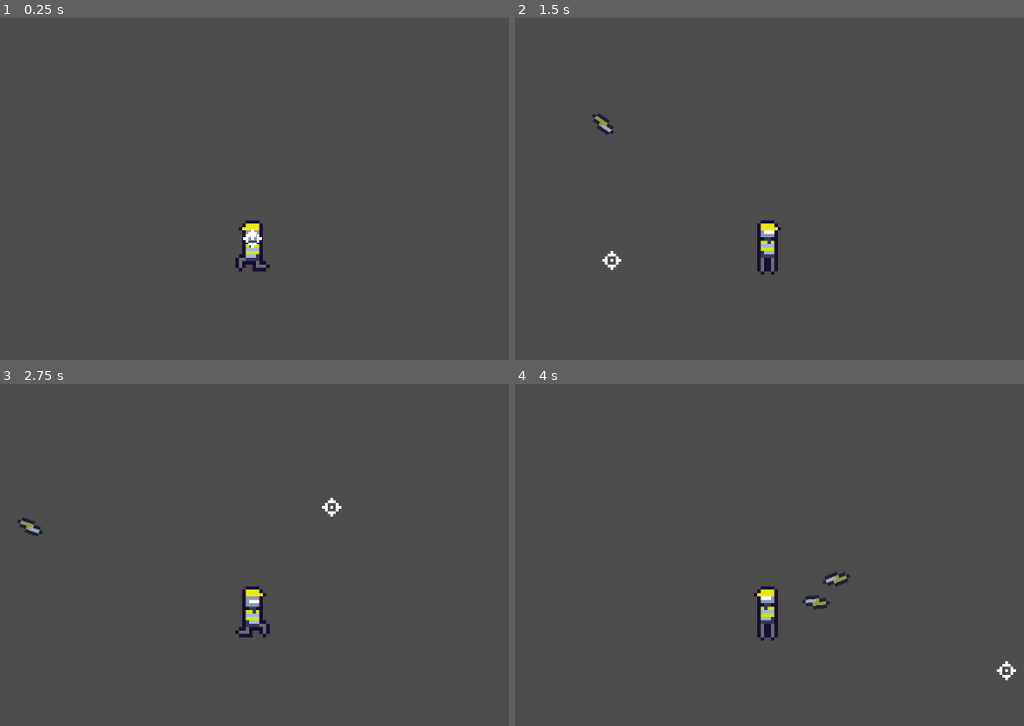
Above: before the commit, frames 1-4 (two rows, left to right).
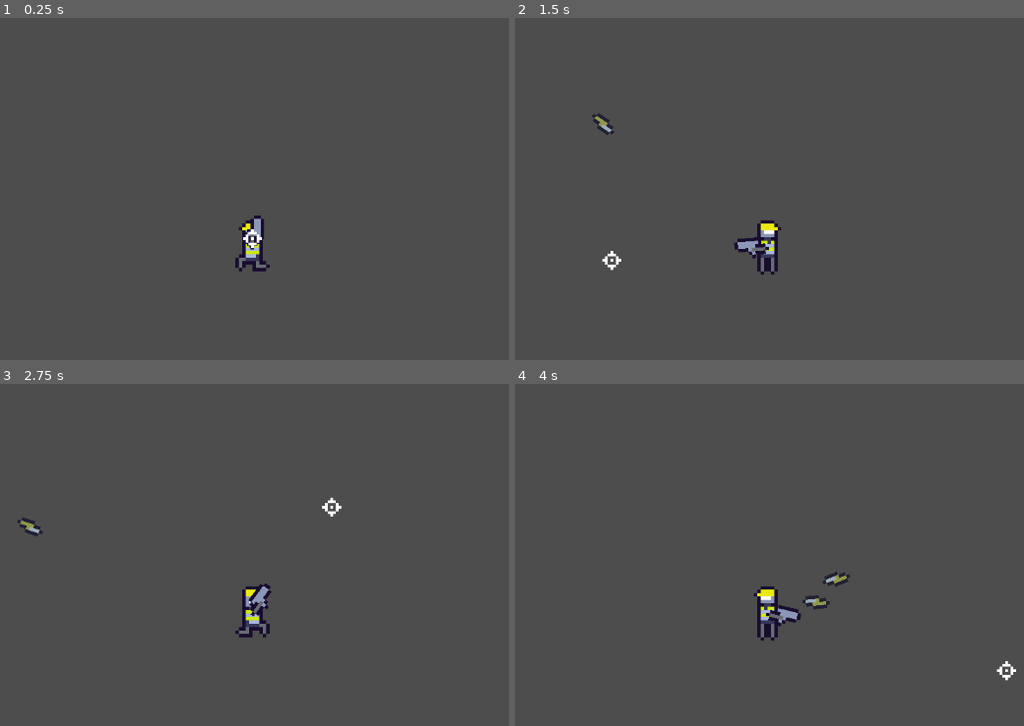
Above: after the commit, the same moments.

Repository: DryGuyx2/magnet_knives
Game: Godot game, scene res://main.tscn
Same seed, same stepped clock (60 frames per second), same inputs: the game is played once before the commit and once after it.
Inputs (mouse positions are in pixels of both pictures, inside the frame that each line leads up to):
- Up to frame 1 (0.25 s): no input
- Up to frame 2 (1.5 s): tap Enter at 0.5 s; move the mouse to (942, 216) at 0.52 s; hold D (move_right) 0.53-1.28 s; right-click (942, 216) at 0.6 s; move the mouse to (611, 260) at 1.27 s; hold S (move_down) from 1.28 s (still down); tap C (test_1) at 1.35 s
- Up to frame 3 (2.75 s): move the mouse to (330, 507) at 2.02 s; release S (move_down) at 2.03 s; hold D (move_right) from 2.03 s (still down); right-click (330, 507) at 2.1 s
- Up to frame 4 (4 s): move the mouse to (728, 691) at 2.77 s; release D (move_right) at 2.78 s; hold W (move_up) 2.78-3.53 s; tap C (test_1) at 2.85 s; move the mouse to (1003, 671) at 3.52 s; hold A (move_left) from 3.53 s (still down); right-click (1003, 671) at 3.6 s

The runs differ from the first frame. In frame 1, 0.2% of the frame differs, in the area x 48-52%, y 57-68%; in frame 2, 0.2%, in the area x 42-50%, y 64-71%; in frame 3, 0.2%; in frame 4, 0.2%.

Commit message:
Set up gun animation/rotation

Diff:
--- a/main.tscn
+++ b/main.tscn
@@ -6,7 +6,8 @@
 
 [node name="Main" type="Node2D"]
 
-[node name="Player" parent="." instance=ExtResource("1_2de56")]
+[node name="Player" parent="." node_paths=PackedStringArray("cursor") instance=ExtResource("1_2de56")]
+cursor = NodePath("../Cursor")
 
 [node name="KnifeSpawner" type="Node2D" parent="Player"]
 position = Vector2(-49.2, -34.4)
--- a/player/player.gd
+++ b/player/player.gd
@@ -12,7 +12,10 @@
 @export var dash_distance: int = 300
 @export var dash_duration: float = 1
 
-@onready var animation_component: AnimatedSprite2D = $AnimatedSprite2D
+@onready var player_animations: AnimatedSprite2D = $AnimatedSprite2D
+@onready var gun_animations: AnimatedSprite2D = $GunPivot/Gun
+@onready var gun_pivot: Node2D = $GunPivot
+@export var cursor: Cursor
 
 var move_direction: Vector2 = Vector2.ZERO
 
@@ -29,6 +32,7 @@
 		velocity = move_direction * move_speed * delta
 	elif current_state == State.IDLE:
 		velocity = Vector2.ZERO
+	handle_gun()
 	handle_animations()
 	move_and_slide()
 
@@ -54,13 +58,13 @@
 		return
 	current_state = State.IDLE
 
-func handle_animations():
-	animation_component.flip_h = facing_left
+func handle_animations() -> void:
+	player_animations.flip_h = facing_left
 
 	if current_state == State.MOVING:
-		animation_component.play("moving_%s" % get_string_direction())
+		player_animations.play("moving_%s" % get_string_direction())
 	elif current_state == State.IDLE:
-		animation_component.play("idle_%s" % get_string_direction())
+		player_animations.play("idle_%s" % get_string_direction())
 
 func get_string_direction() -> String:
 	if move_direction.x != 0:
@@ -73,3 +77,10 @@
 		return "up"
 
 	return "none"
+
+func handle_gun() -> void:
+	gun_pivot.look_at(cursor.global_position)
+	if cursor.global_position.x > global_position.x:
+		gun_pivot.scale.y = 1
+	else:
+		gun_pivot.scale.y = -1
--- a/player/player.tscn
+++ b/player/player.tscn
@@ -1,7 +1,8 @@
-[gd_scene load_steps=29 format=3 uid="uid://70xgaapne6i"]
+[gd_scene load_steps=33 format=3 uid="uid://70xgaapne6i"]
 
 [ext_resource type="Script" path="res://player/player.gd" id="1_vagyu"]
 [ext_resource type="Texture2D" uid="uid://cgj46vohllpt5" path="res://player/player.png" id="2_fis4v"]
+[ext_resource type="Texture2D" uid="uid://d01n8nqgppc0c" path="res://player/gun.png" id="3_wy43n"]
 
 [sub_resource type="AtlasTexture" id="AtlasTexture_4egns"]
 atlas = ExtResource("2_fis4v")
@@ -207,6 +208,28 @@
 [sub_resource type="CapsuleShape2D" id="CapsuleShape2D_th7ts"]
 radius = 3.0
 height = 12.0
+
+[sub_resource type="AtlasTexture" id="AtlasTexture_m55et"]
+atlas = ExtResource("3_wy43n")
+region = Rect2(0, 0, 32, 32)
+
+[sub_resource type="AtlasTexture" id="AtlasTexture_m7c2p"]
+atlas = ExtResource("3_wy43n")
+region = Rect2(32, 0, 32, 32)
+
+[sub_resource type="SpriteFrames" id="SpriteFrames_0pqfg"]
+animations = [{
+"frames": [{
+"duration": 1.0,
+"texture": SubResource("AtlasTexture_m55et")
+}, {
+"duration": 1.0,
+"texture": SubResource("AtlasTexture_m7c2p")
+}],
+"loop": true,
+"name": &"shoot",
+"speed": 5.0
+}]
 
 [node name="Player" type="CharacterBody2D"]
 scale = Vector2(5, 5)
@@ -216,8 +239,18 @@
 position = Vector2(0, -0.4)
 sprite_frames = SubResource("SpriteFrames_eyslh")
 animation = &"moving_sideways"
-frame_progress = 0.920343
+frame_progress = 0.938543
 
 [node name="CollisionShape2D" type="CollisionShape2D" parent="."]
 position = Vector2(-0.2, 3)
 shape = SubResource("CapsuleShape2D_th7ts")
+
+[node name="GunPivot" type="Node2D" parent="."]
+position = Vector2(0, 2.8)
+
+[node name="Gun" type="AnimatedSprite2D" parent="GunPivot"]
+position = Vector2(-1.4, -2.4)
+scale = Vector2(1, 1)
+sprite_frames = SubResource("SpriteFrames_0pqfg")
+animation = &"shoot"
+flip_h = true
Binary file added: player/gun.png
Not shown, added: player/gun.png.import
